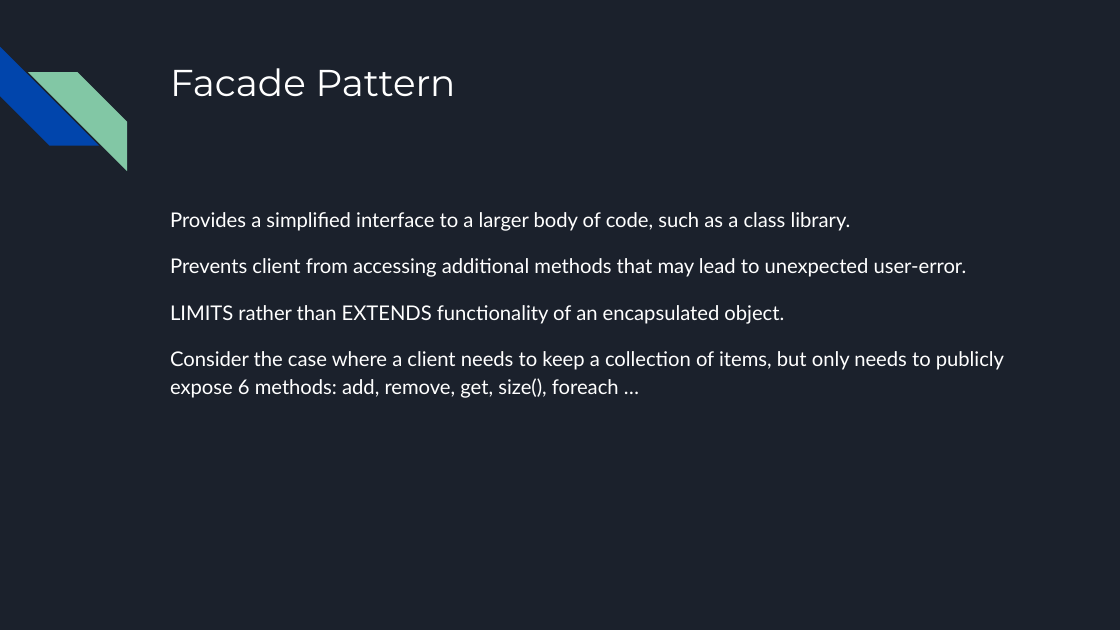
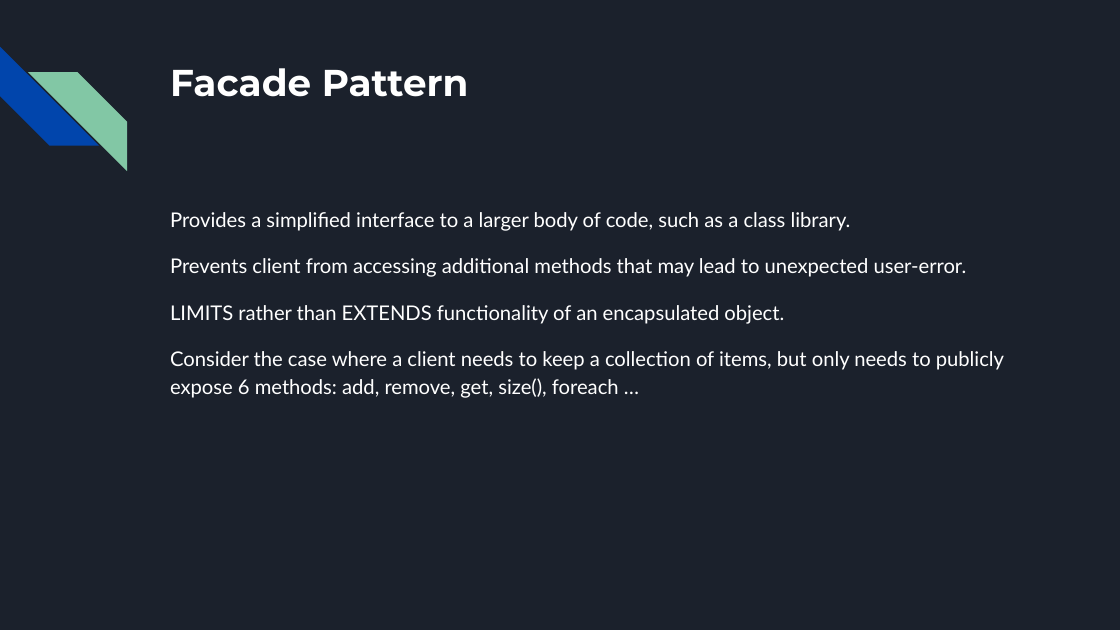
Before and after one commit to ZCW-Java8-0/DesigningPatterns, a slide deck: slide 8 of Design Patterns.pptx (slide 9 before the commit). Drawn at 1120x630 pixels with LibreOffice and Linux fonts; fonts in the diff are those of the drawing. Boxes give left, top, right and bottom in pixels: in the first picture for what was removed or moved away, otherwise in the second. Text is boxed around its words. In the diff, an @@ line names an element or a change of style, - is before the commit and + after.

```diff
--- a/Design Patterns.pptx
+++ b/Design Patterns.pptx
@@ title "Facade Pattern" at (170, 68, 469, 97): bold on @@
```
Also in this commit, not shown: 13 other slides changed, 1 slide added, 3 slides removed.
